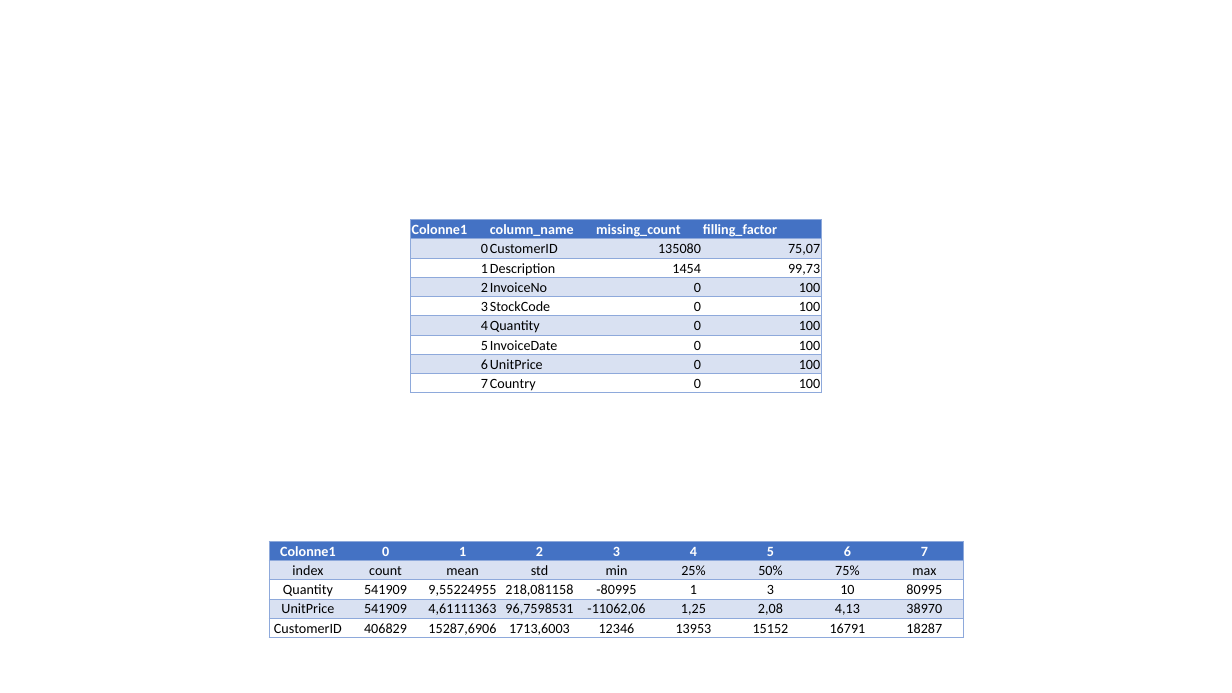
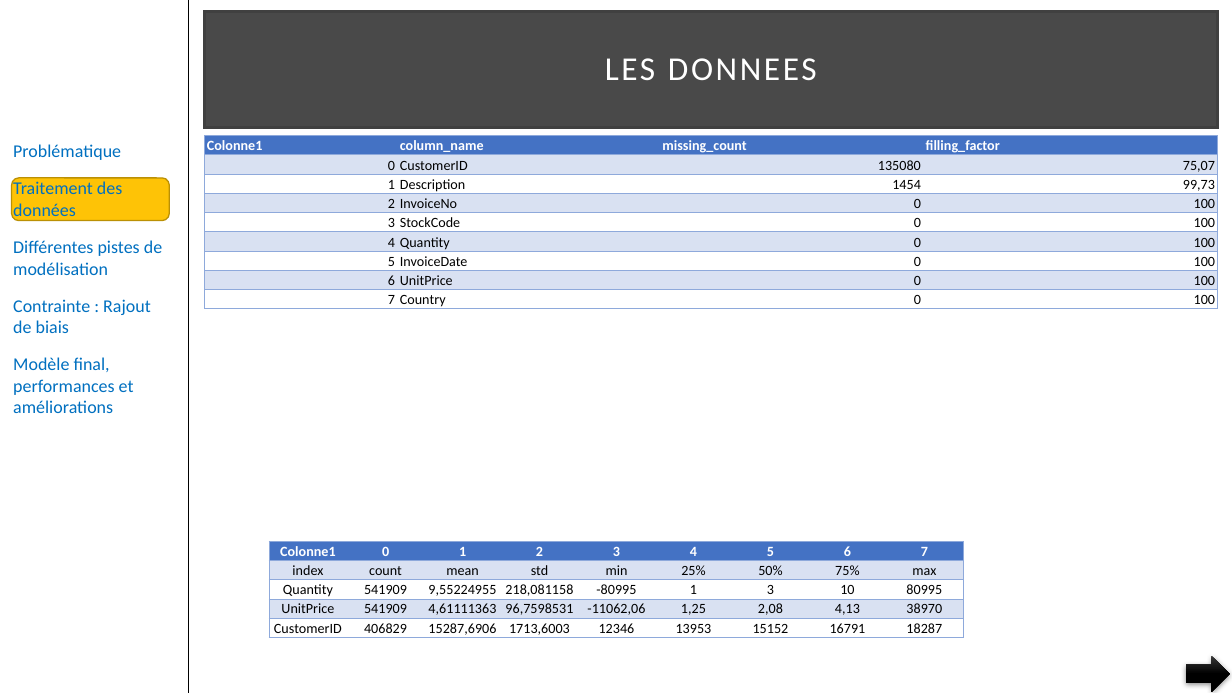
Before and after one commit to pfroide/python, a slide deck: slide 8 of Projet_5/p5.pptx. Drawn at 1232x693 pixels with LibreOffice and Linux fonts; fonts in the diff are those of the drawing. Boxes give left, top, right and bottom in pixels: in the first picture for what was removed or moved away, otherwise in the second. Text is boxed around its words. In the diff, an @@ line names an element or a change of style, - is before the commit and + after.

```diff
--- a/Projet_5/p5.pptx
+++ b/Projet_5/p5.pptx
@@ line added from (189, 0) to (189, 693), #000000 1 pt @@
@@ title added at box(204, 12, 1217, 128), fill #0D0D0D at 75% opacity, outline #404040 2.5 pt, 26 pt, text #FFFFFF @@
+LES DONNEES
@@ text added at box(13, 144, 162, 413), 14 pt, text #0070C0 @@
+Problématique
+Traitement des données
+Différentes pistes de modélisation
+Contrainte : Rajout de biais
+Modèle final, performances et améliorations
@@ table: place and size @@
-table at box(410, 219, 822, 395)
+table at box(204, 136, 1217, 311)
@@ rounded rectangle added at box(12, 178, 170, 221), fill #FEC306, outline #BC9004 1 pt @@
@@ right arrow added at box(1187, 656, 1230, 692), fill gradient #393939 to #000000 @@
```
Also in this commit, not shown: 24 other slides changed, 15 slides added, 13 slides removed.
